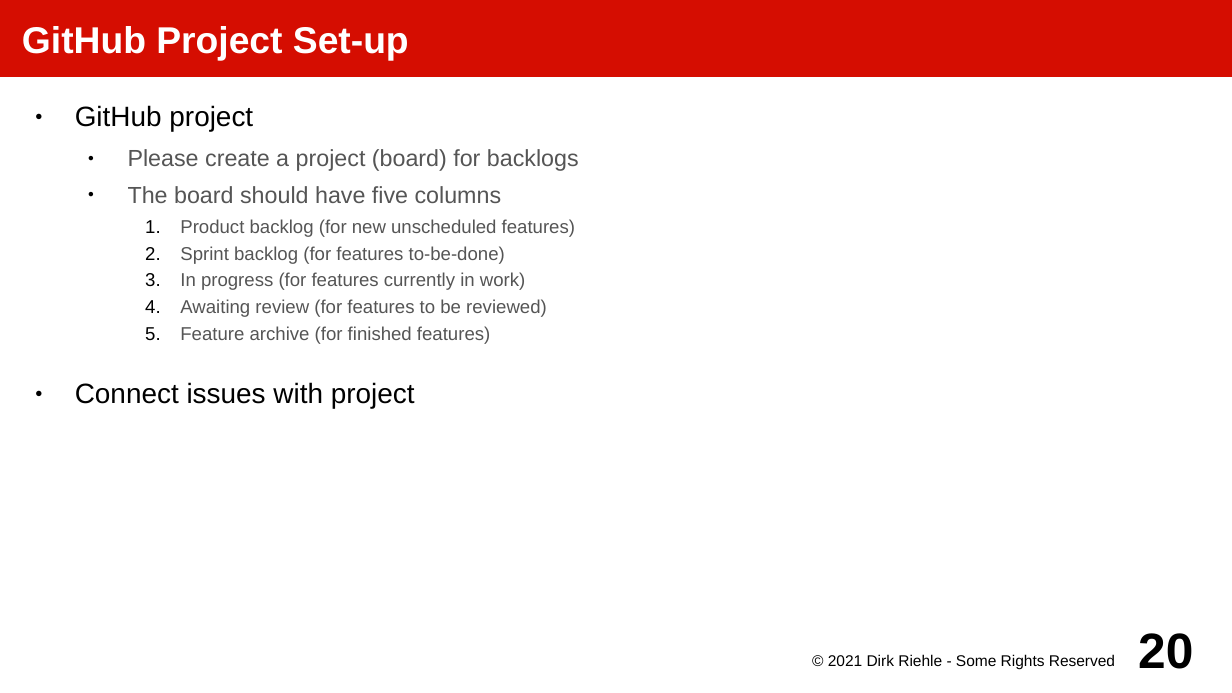
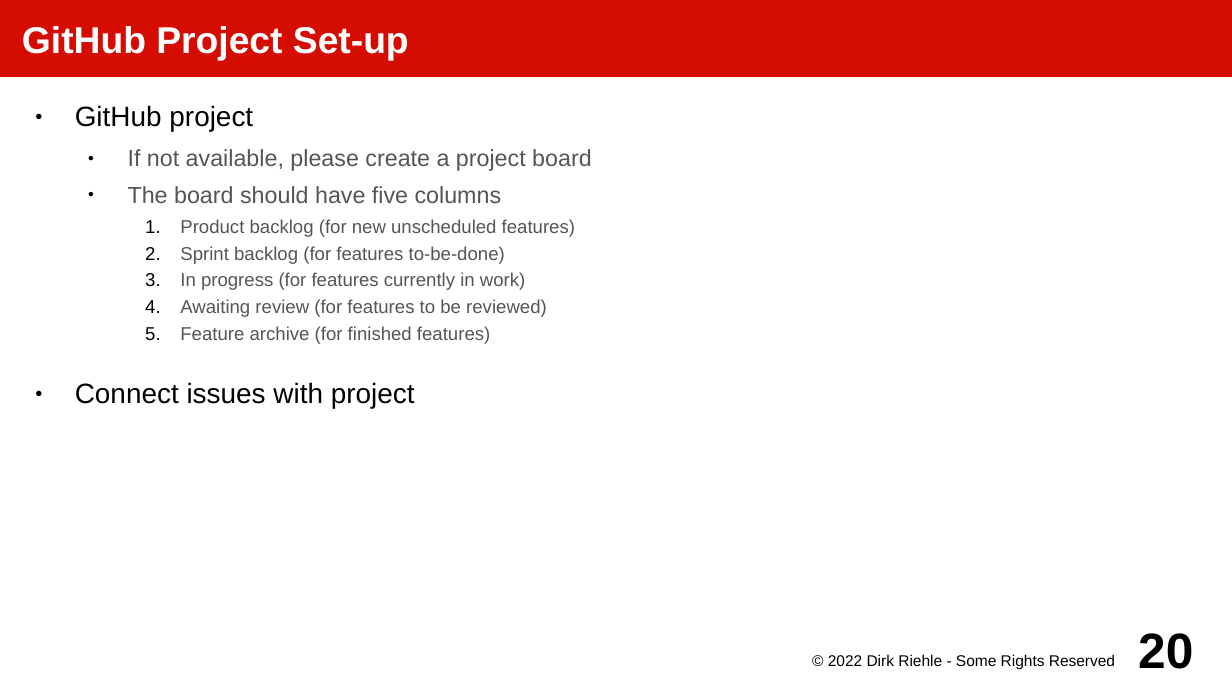
Before and after one commit to dirkriehle/amos-course, a slide deck: slide 20 of Lecture slides/AMOS A02 - Project Setup.odp. Drawn at 1232x693 pixels with LibreOffice and Linux fonts; fonts in the diff are those of the drawing. Boxes give left, top, right and bottom in pixels: in the first picture for what was removed or moved away, otherwise in the second. Text is boxed around its words. In the diff, an @@ line names an element or a change of style, - is before the commit and + after.

```diff
--- a/Lecture slides/AMOS A02 - Project Setup.odp
+++ b/Lecture slides/AMOS A02 - Project Setup.odp
@@ text at [128, 149, 592, 171]: text changed @@
-  ● Please create a project (board) for backlogs
+  ● If not available, please create a project board
@@ text at [828, 654, 1115, 670]: text changed @@
-© 2021 Dirk Riehle - Some Rights Reserved
+© 2022 Dirk Riehle - Some Rights Reserved
```
Also in this commit, not shown: 49 other slides changed, 24 other files.
